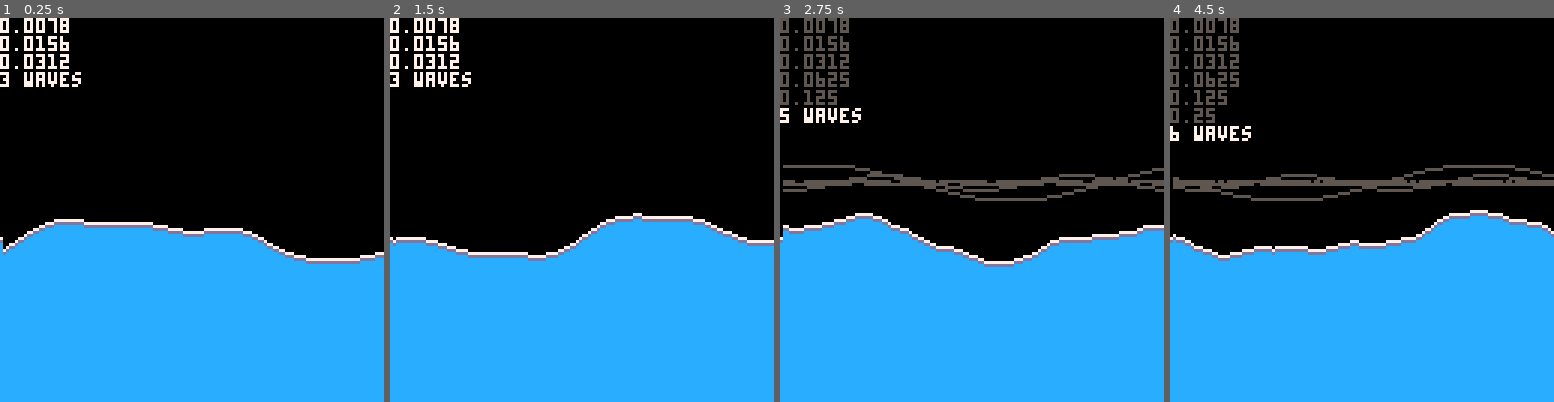
Above: before the commit, frames 1-4 (left to right).
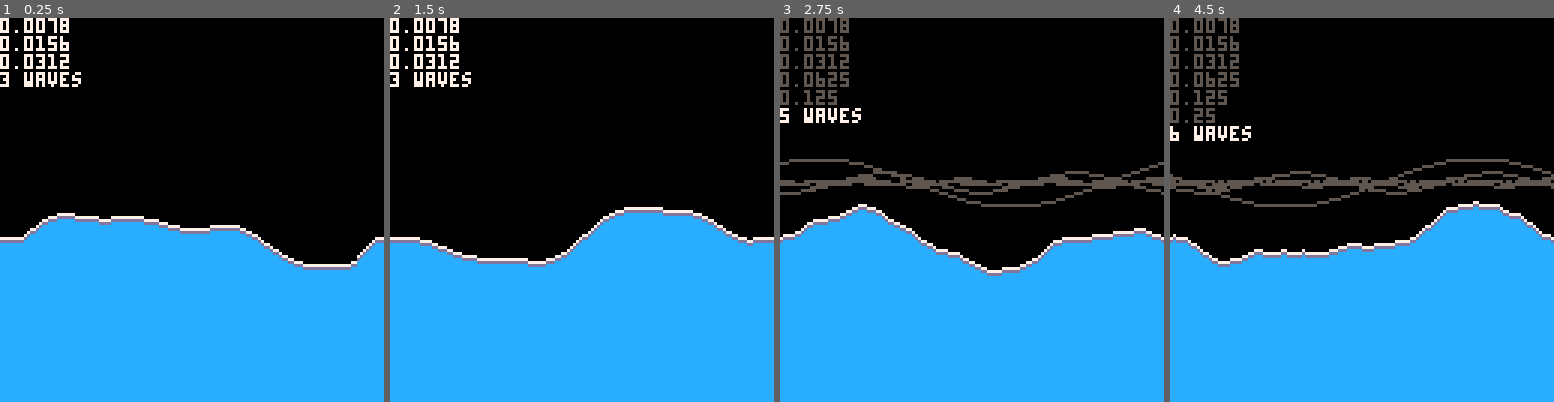
Above: after the commit, the same moments.

Repository: tmelot2/pico-8
Game: PICO-8 cartridge waveadd.p8
The game is run twice, just before and just after one commit, with the same random seed, the same clock (stepped at 60 frames per second) and the same inputs.
Inputs:
- Up to frame 1 (0.25 s): no input
- Up to frame 2 (1.5 s): tap X (X key) at 0.33, 1.07 s; tap O (Z key) at 0.7 s
- Up to frame 3 (2.75 s): hold Right 1.6-2.1 s; tap O (Z key) at 1.7, 2.1, 2.5 s; tap X (X key) at 1.85 s; hold Up 2.15-2.42 s; hold Right from 2.47 s (still down)
- Up to frame 4 (4.5 s): tap O (Z key) every 0.4 s from 2.9 to 4.1 s; tap X (X key) at 2.97, 4.08 s; release Right at 3.03 s; hold Left 3.08-3.58 s; hold Down 3.63-3.97 s; hold Right from 4.02 s (still down)

The runs differ from the first frame. In frame 1, 2.5% of the frame differs, in the area x 0-100%, y 50-66%; in frame 2, 2.3%; in frame 3, 4.3%; in frame 4, 4.6%, in the area x 0-100%, y 36-65%.

Commit message:
Add edge damping

Diff:
--- a/waveadd.p8
+++ b/waveadd.p8
@@ -21,7 +21,7 @@
 	waves = {}
 
 	base_freq = 1/128
-	base_amp = 1.5
+	base_amp = 2.0
 	freq = base_freq
 	amp = base_amp
 
@@ -51,10 +51,11 @@
 	cls(0)
 	scale=4
 	tv=0
+	edge_damp_dist=12
 
 	-- Reset sumwave for this frame
     sumwave = {}
-    for x = 0, 127 do
+    for x = 0, screenwidth do
         sumwave[x] = 0
     end
 
@@ -62,7 +63,7 @@
 	for i=1,#waves do
 		w = waves[i]
 		-- print('f'..w.freq..' p'..w.phase..' a'..w.amp, 2, 6*i, w.c)
-		for x=1,127 do
+		for x=0,screenwidth do
 			v = w.amp * sin(w.freq*x + w.speed*t + w.phase)
 			sumwave[x] += v
 			if show_waves then
@@ -74,11 +75,17 @@
 
 	-- Sum wave
 	for x=0,127 do
-		-- pset(x, 75 - scale*sumwave[x], 12)
-		line(x, 75 - scale*sumwave[x], x, 128, 12)
-		pset(x, 75 - scale*sumwave[x] -1, 13)
-		pset(x, 75 - scale*sumwave[x] -2, 7)
-		-- pset(x, 75 - scale*sumwave[x] +0, 1)
+		if x <= edge_damp_dist then
+			edge_damp = x / edge_damp_dist
+		elseif screenwidth-x <= edge_damp_dist then
+			edge_damp = (screenwidth - x) / edge_damp_dist
+		else
+			edge_damp = 1
+		end
+		edge_damp = edge_damp * edge_damp * (3 - 2 * edge_damp)
+		line(x, 75 - edge_damp*scale*sumwave[x], x, 128, 12)
+		pset(x, 75 - edge_damp*scale*sumwave[x] -1, 13)
+		pset(x, 75 - edge_damp*scale*sumwave[x] -2, 7)
 	end
 
 	print(#waves..' waves')
